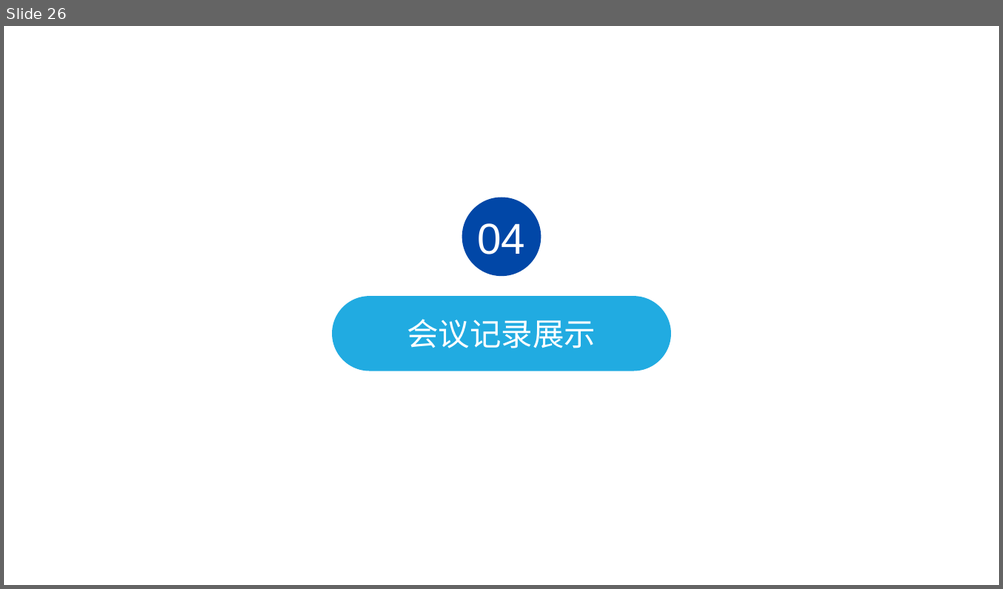
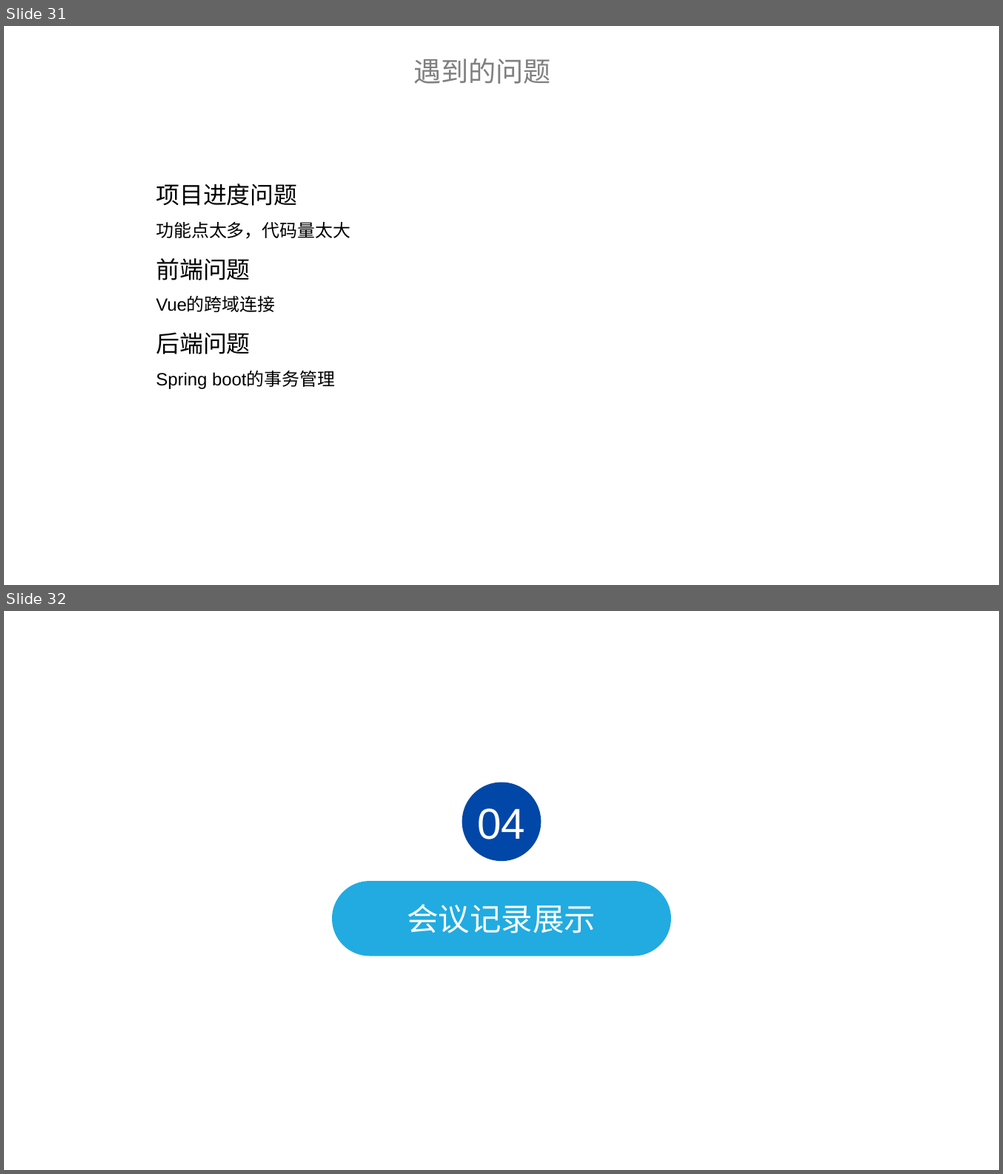
Before and after one commit to BIT-zhangxin/LabWebSystem, a slide deck: document/展示/FishTouchers小组第三次汇报.pptx. Shown one above the other, each under a label of ours: slide 26 before the commit, slides 31 and 32 after it. The pictures are 1003x589 and 1003x1174 pixels, drawn with LibreOffice and Linux fonts; fonts in the diff are those of the drawing; background and template pictures are left out. Boxes give left, top, right and bottom in pixels: in the first picture for what was removed or moved away, otherwise in the second. Text is boxed around its words. In the diff, an @@ line names an element or a change of style, - is before the commit and + after.

```diff
--- a/document/展示/FishTouchers小组第三次汇报.pptx
+++ b/document/展示/FishTouchers小组第三次汇报.pptx
@@ slide 31 added at <box>4,26,999,585</box>, background #FFFFFF @@
@@ text added at <box>413,59,551,84</box>, 28 pt, text #808080 @@
+遇到的问题
@@ text added at <box>156,184,350,389</box>, 18 pt, text #000000 @@
+项目进度问题
+功能点太多，代码量太大
+前端问题
+Vue的跨域连接
+后端问题
+Spring boot的事务管理
@@ what was slide 26 is now slide 32 @@
```
Also in this commit, not shown: 4 slides changed, 8 other slides added, 3 slides removed.
